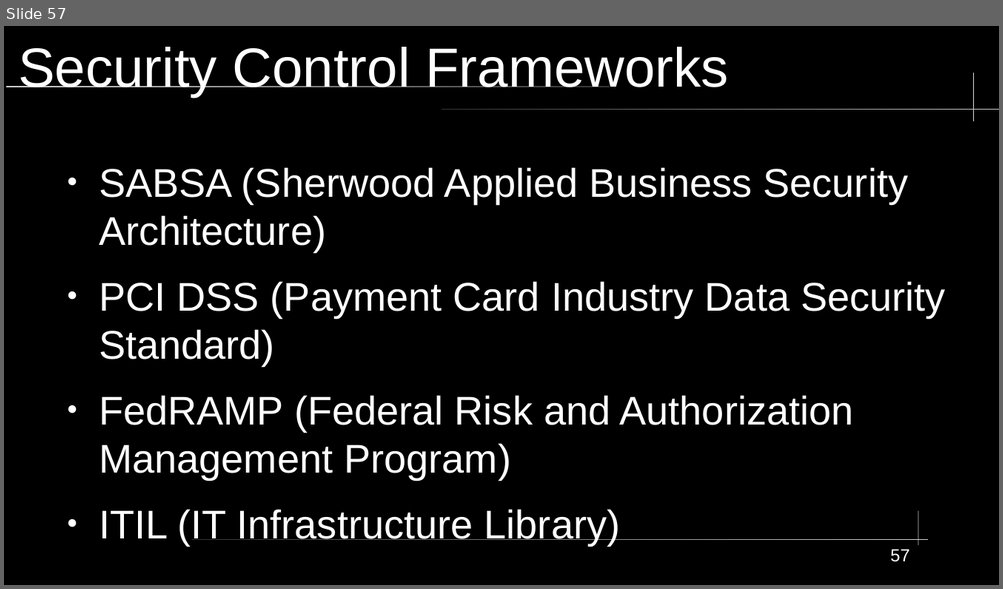
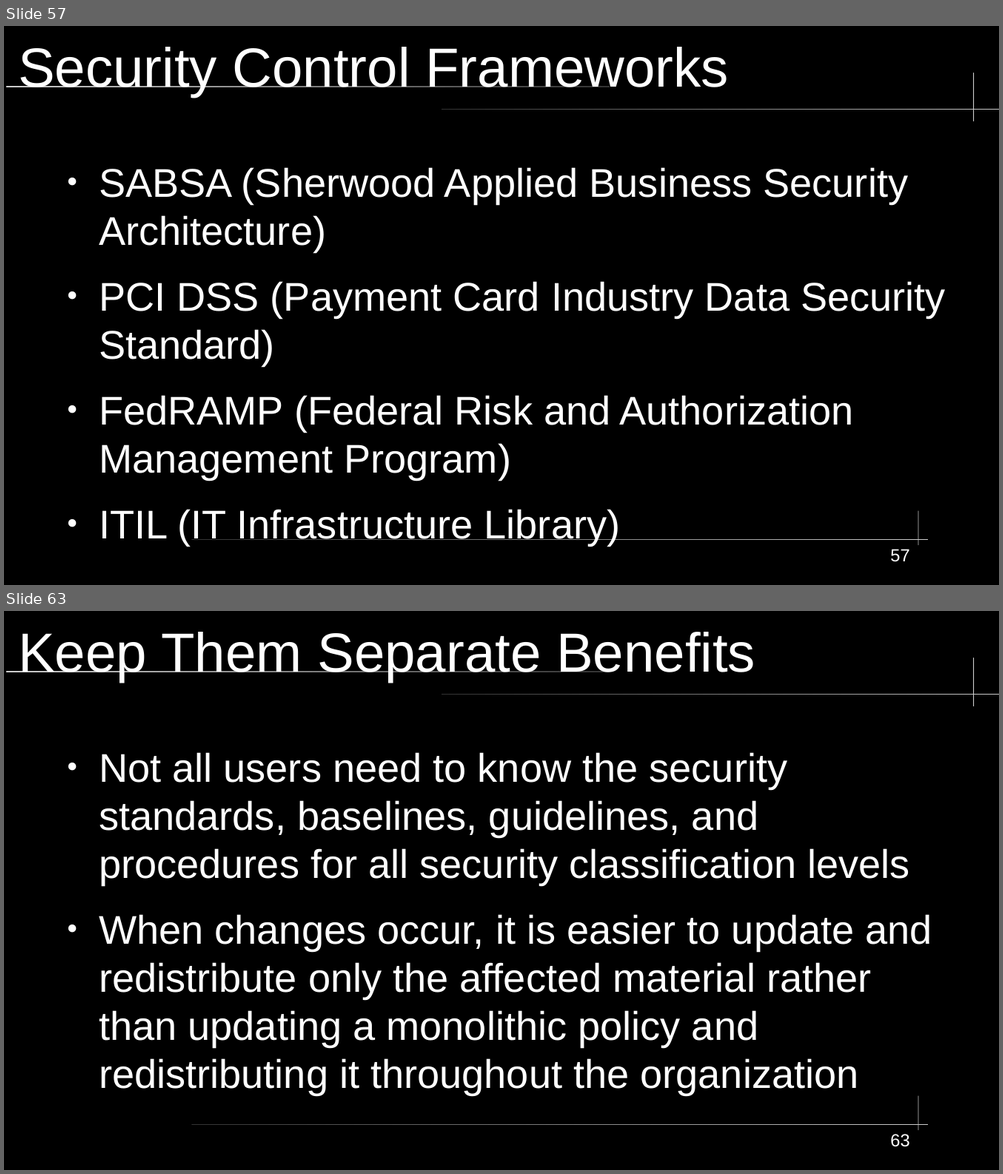
Before and after one commit to City-Colleges-of-Chicago-Cybersecurity/COMPSFI-214, a slide deck: 2026/Spring/powerpoints/Chapter-01-Security-Governance-Through-Principles-and-Policies.odp. Shown one above the other, each under a label of ours: slide 57 before the commit, slides 57 and 63 after it; the slides between them are not shown. The pictures are 1003x589 and 1003x1174 pixels, drawn with LibreOffice and Linux fonts; fonts in the diff are those of the drawing. Boxes give left, top, right and bottom in pixels: in the first picture for what was removed or moved away, otherwise in the second. Text is boxed around its words. In the diff, an @@ line names an element or a change of style, - is before the commit and + after.

```diff
--- a/2026/Spring/powerpoints/Chapter-01-Security-Governance-Through-Principles-and-Policies.odp
+++ b/2026/Spring/powerpoints/Chapter-01-Security-Governance-Through-Principles-and-Policies.odp
@@ slide 63 added at <box>4,611,999,1170</box>, background #000000; not listed: 5 template elements that a slide beside it also shows @@
@@ title added at <box>18,632,755,682</box>, 44 pt, text #FFFFFF @@
+Keep Them Separate Benefits
@@ text added at <box>99,752,932,1095</box>, 32 pt, text #FFFFFF @@
+● Not all users need to know the security standards, baselines, guidelines, and procedures for all security classification levels
+● When changes occur, it is easier to update and redistribute only the affected material rather than updating a monolithic policy and redistributing it throughout the organization
@@ page number added at <box>890,1134,909,1147</box>, 14 pt, text #FFFFFF @@
+63
```
Also in this commit, not shown: 2 slides changed, 11 other slides added.
